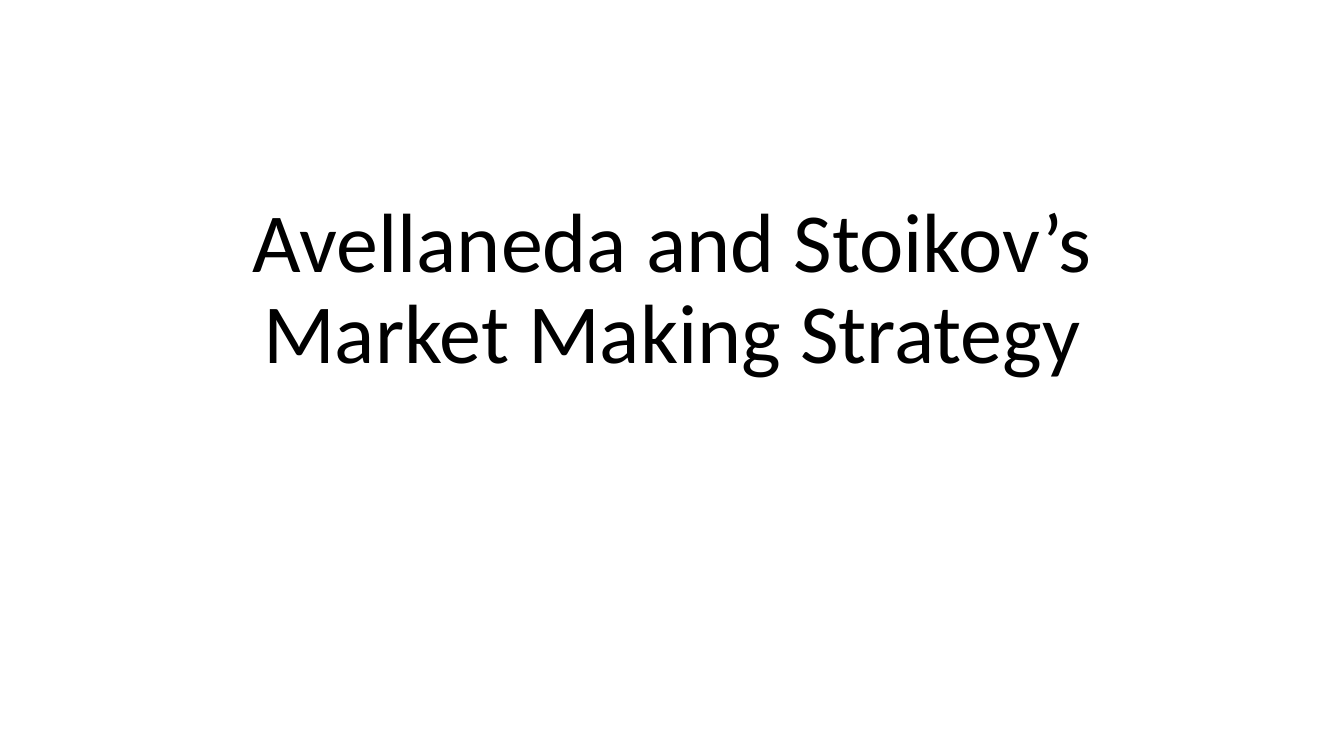
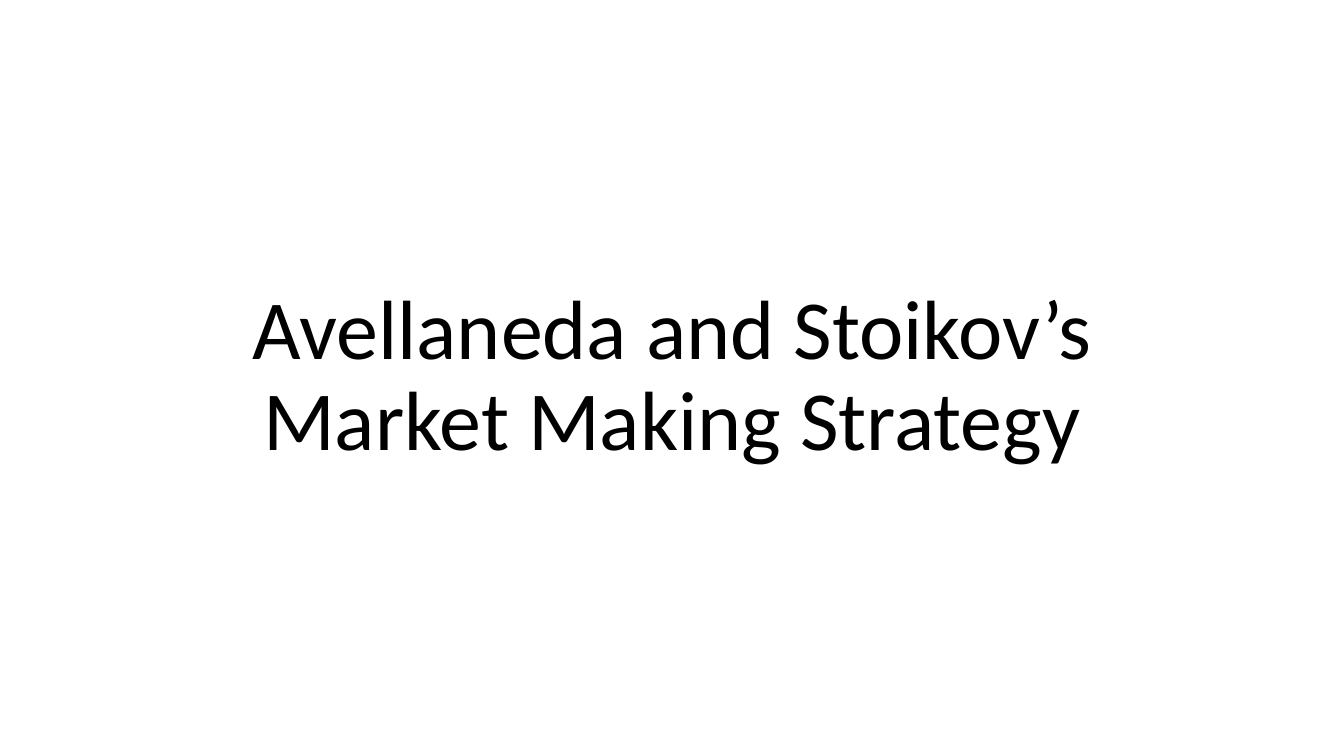
Before and after one commit to BilalBAI/sample-market-making-agent, a slide deck: slide 8 of Kalman_Filter_and_AS_MM_model.pptx. Drawn at 1344x756 pixels with LibreOffice and Linux fonts; fonts in the diff are those of the drawing. Boxes give left, top, right and bottom in pixels: in the first picture for what was removed or moved away, otherwise in the second. Text is boxed around its words. In the diff, an @@ line names an element or a change of style, - is before the commit and + after.

```diff
--- a/Kalman_Filter_and_AS_MM_model.pptx
+++ b/Kalman_Filter_and_AS_MM_model.pptx
@@ title "Avellaneda and Stoikov’s Market Making ...": place and size @@
-title "Avellaneda and Stoikov’s Market Making ..." at [252, 213, 1092, 378]
+title "Avellaneda and Stoikov’s Market Making ..." at [252, 300, 1092, 465]
```
Also in this commit, not shown: 9 other slides changed, 1 other file.
